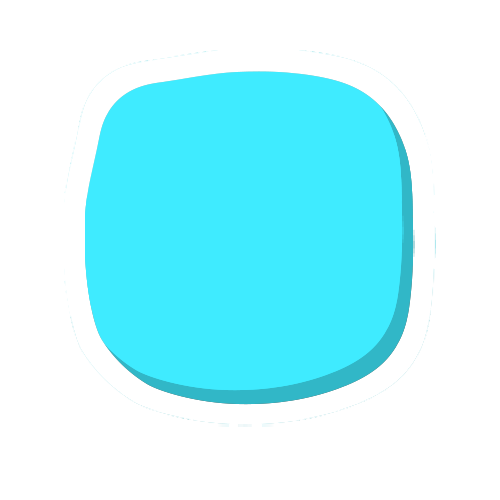
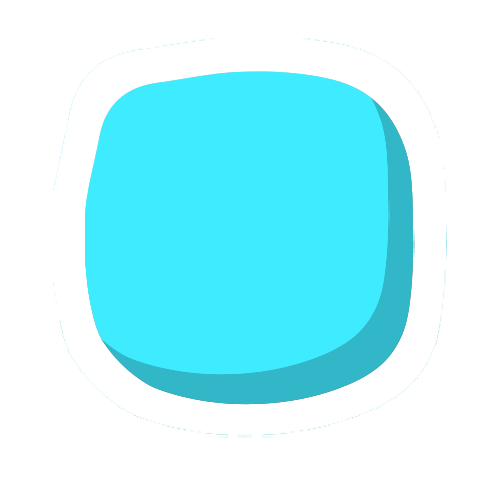
The second 500x500 image is a revision of the first. Changes to its layers:
painted on "Layer 5" over (x1=53, y1=38, x2=447, y2=438)
